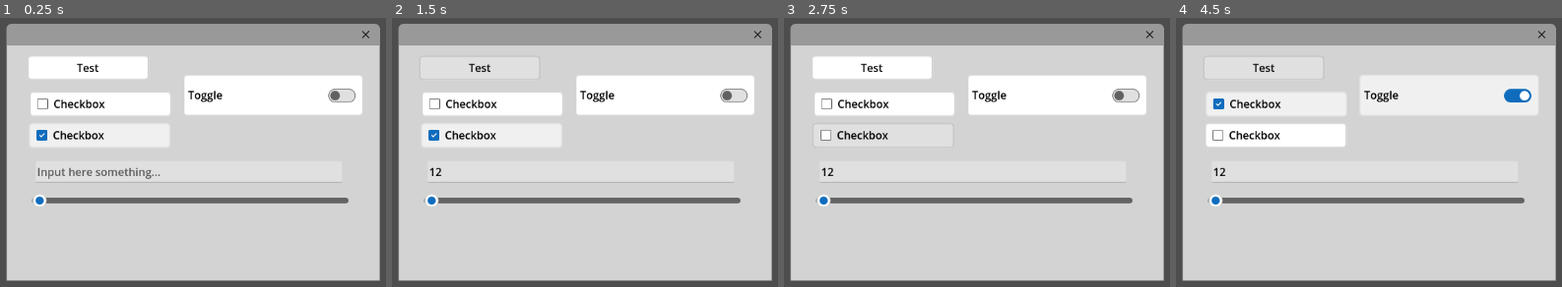
Above: before the commit, frames 1-4 (left to right).
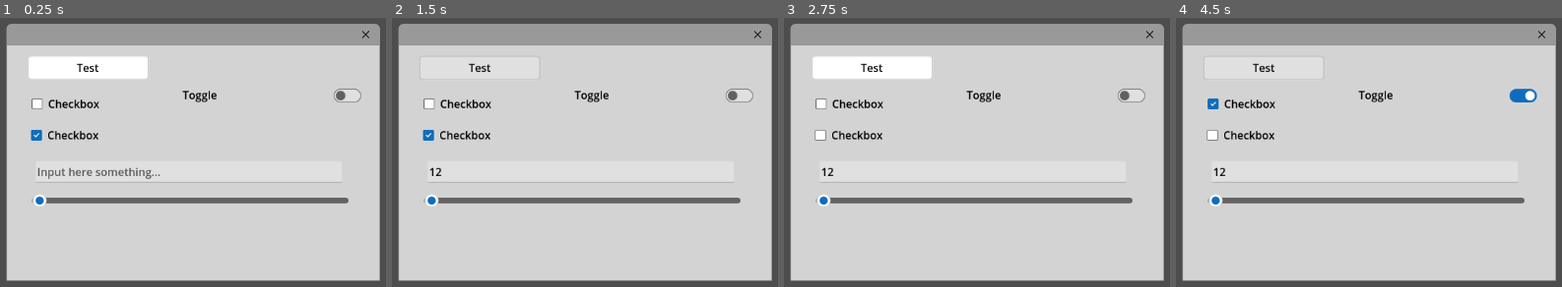
Above: after the commit, the same moments.

Repository: Yni-Viar/godot-fluentui-theme
Game: Godot game, scene res://UI/test.tscn
Two runs of this game, one before a commit and one after it. Both use one fixed random seed, a clock stepped at 60 frames per second and the inputs below.
Inputs (mouse positions are in pixels of both pictures, inside the frame that each line leads up to):
- Up to frame 1 (0.25 s): no input
- Up to frame 2 (1.5 s): click (581, 171) at 0.52 s; type "12" at 0.6 s; click "Test" at 1.25 s
- Up to frame 3 (2.75 s): click "Checkbox" at 2 s
- Up to frame 4 (4.5 s): click "Checkbox" at 2.75 s; click "Toggle" at 3.5 s; click "Test" at 4.25 s

The runs differ from the first frame. In frame 1, 12% of the frame differs, in the area x 7-94%, y 21-48%; in frame 2, 12%; in frame 3, 9.9%; in frame 4, 12%.

Commit message:
Remove button bars on checkboxes and toggles

Diff:
--- a/src/godot_fluent.tres
+++ b/src/godot_fluent.tres
@@ -66,6 +66,30 @@
 texture_margin_bottom = 8.0
 region_rect = Rect2(0, 24.2072, 96, 49.1199)
 
+[sub_resource type="StyleBoxEmpty" id="StyleBoxEmpty_5vkd5"]
+
+[sub_resource type="StyleBoxEmpty" id="StyleBoxEmpty_do1yj"]
+
+[sub_resource type="StyleBoxEmpty" id="StyleBoxEmpty_c2dae"]
+
+[sub_resource type="StyleBoxEmpty" id="StyleBoxEmpty_ngbdl"]
+
+[sub_resource type="StyleBoxEmpty" id="StyleBoxEmpty_jpms8"]
+
+[sub_resource type="StyleBoxEmpty" id="StyleBoxEmpty_c2x6f"]
+
+[sub_resource type="StyleBoxEmpty" id="StyleBoxEmpty_t7i0t"]
+
+[sub_resource type="StyleBoxEmpty" id="StyleBoxEmpty_hanxj"]
+
+[sub_resource type="StyleBoxEmpty" id="StyleBoxEmpty_t5444"]
+
+[sub_resource type="StyleBoxEmpty" id="StyleBoxEmpty_38318"]
+
+[sub_resource type="StyleBoxEmpty" id="StyleBoxEmpty_62nfm"]
+
+[sub_resource type="StyleBoxEmpty" id="StyleBoxEmpty_tic7t"]
+
 [sub_resource type="StyleBoxFlat" id="StyleBoxFlat_5vkd5"]
 bg_color = Color(0.758192, 0.758192, 0.758192, 1)
 
@@ -159,10 +183,22 @@
 CheckBox/icons/radio_unchecked_disabled = ExtResource("11_ngbdl")
 CheckBox/icons/unchecked = ExtResource("12_jpms8")
 CheckBox/icons/unchecked_disabled = ExtResource("13_c2x6f")
+CheckBox/styles/disabled = SubResource("StyleBoxEmpty_5vkd5")
+CheckBox/styles/focus = SubResource("StyleBoxEmpty_do1yj")
+CheckBox/styles/hover = SubResource("StyleBoxEmpty_c2dae")
+CheckBox/styles/hover_pressed = SubResource("StyleBoxEmpty_ngbdl")
+CheckBox/styles/normal = SubResource("StyleBoxEmpty_jpms8")
+CheckBox/styles/pressed = SubResource("StyleBoxEmpty_c2x6f")
 CheckButton/icons/checked = ExtResource("14_t7i0t")
 CheckButton/icons/checked_disabled = ExtResource("15_hanxj")
 CheckButton/icons/unchecked = ExtResource("16_t5444")
 CheckButton/icons/unchecked_disabled = ExtResource("17_38318")
+CheckButton/styles/disabled = SubResource("StyleBoxEmpty_t7i0t")
+CheckButton/styles/focus = SubResource("StyleBoxEmpty_hanxj")
+CheckButton/styles/hover = SubResource("StyleBoxEmpty_t5444")
+CheckButton/styles/hover_pressed = SubResource("StyleBoxEmpty_38318")
+CheckButton/styles/normal = SubResource("StyleBoxEmpty_62nfm")
+CheckButton/styles/pressed = SubResource("StyleBoxEmpty_tic7t")
 FileDialog/icons/create_folder = ExtResource("18_62nfm")
 FileDialog/icons/file = ExtResource("19_tic7t")
 FileDialog/icons/folder = ExtResource("20_rdyyl")
Not shown: 1 places in src/godot_fluent.tres that only renumber resources
